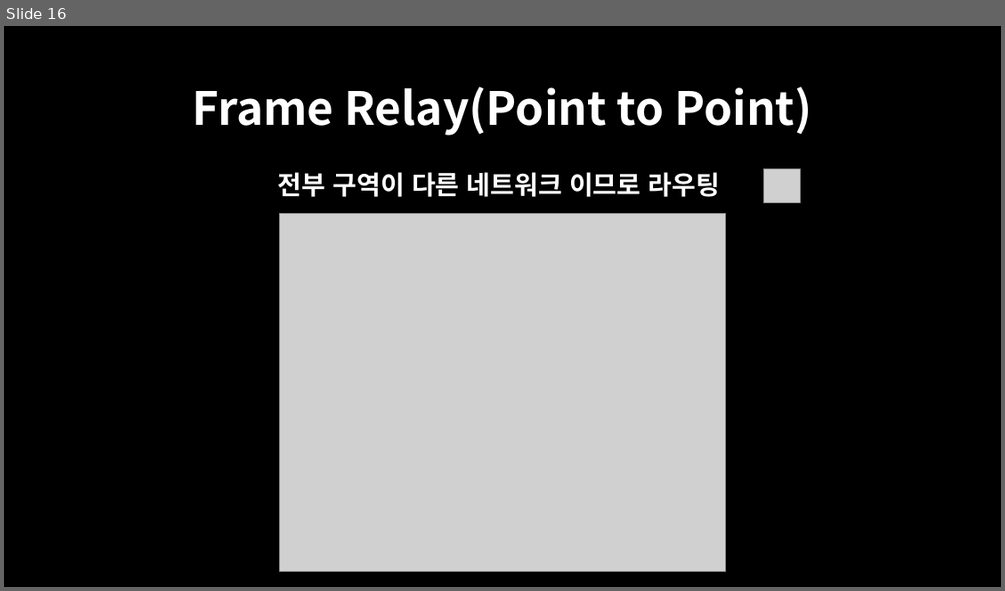
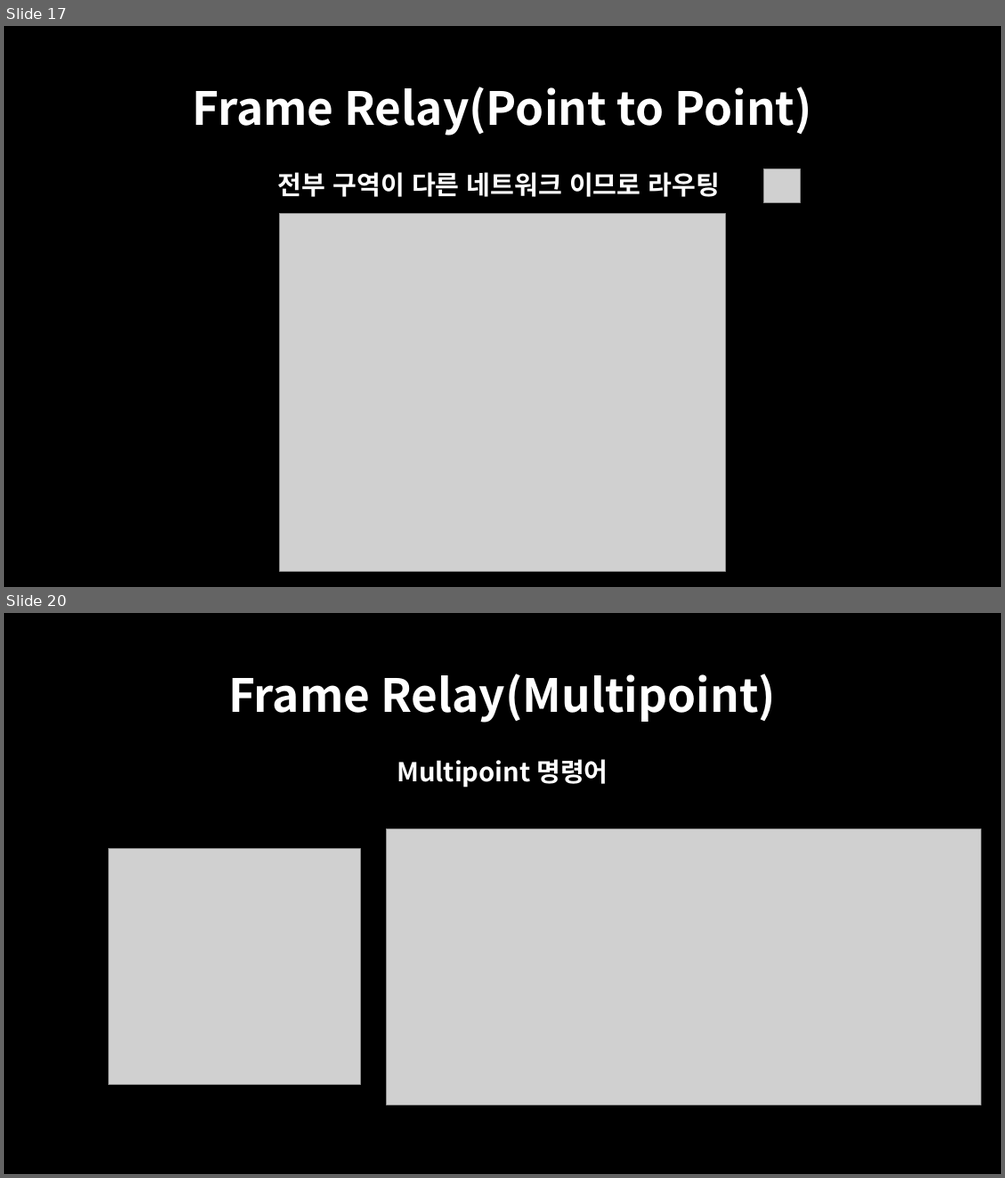
Before and after one commit to oceanwater1234/Network, a slide deck: 8. Frame-Relay/Packet Tracer - Frame-Relay.pptx. Shown one above the other, each under a label of ours: slide 16 before the commit, slides 17 and 20 after it; the slides between them are not shown. The pictures are 1005x591 and 1005x1178 pixels, drawn with LibreOffice and Linux fonts; fonts in the diff are those of the drawing; grey boxes stand for pictures. Boxes give left, top, right and bottom in pixels: in the first picture for what was removed or moved away, otherwise in the second. Text is boxed around its words. In the diff, an @@ line names an element or a change of style, - is before the commit and + after.

```diff
--- a/8. Frame-Relay/Packet Tracer - Frame-Relay.pptx
+++ b/8. Frame-Relay/Packet Tracer - Frame-Relay.pptx
@@ slide 20 added at (4, 613, 1001, 1174), background #000000 @@
@@ title added at (228, 674, 776, 722), 44 pt, text #FFFFFF, bold @@
+Frame Relay(Multipoint)
@@ text added at (396, 759, 607, 787), 25 pt, text #FFFFFF, bold @@
+Multipoint 명령어
@@ picture added at (109, 849, 361, 1085) @@
@@ picture added at (387, 829, 982, 1104) @@
@@ what was slide 16 is now slide 17 @@
```
Also in this commit, not shown: 7 slides changed, 3 other slides added, 1 slide removed, 1 other file.
